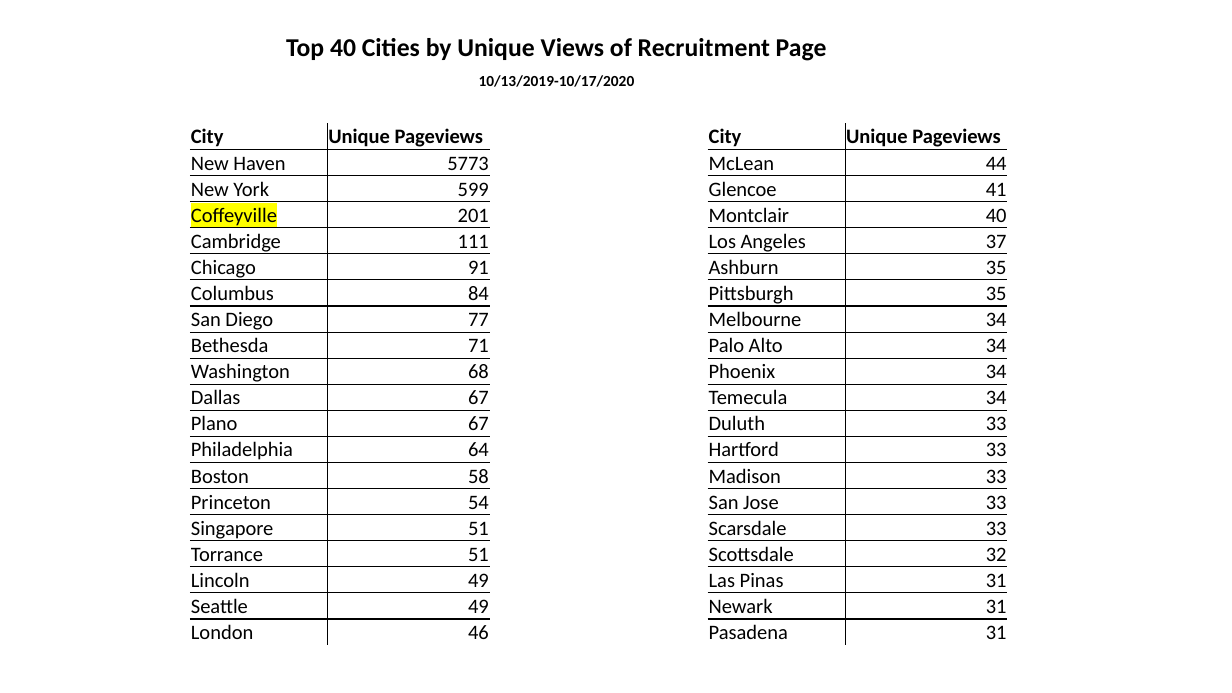
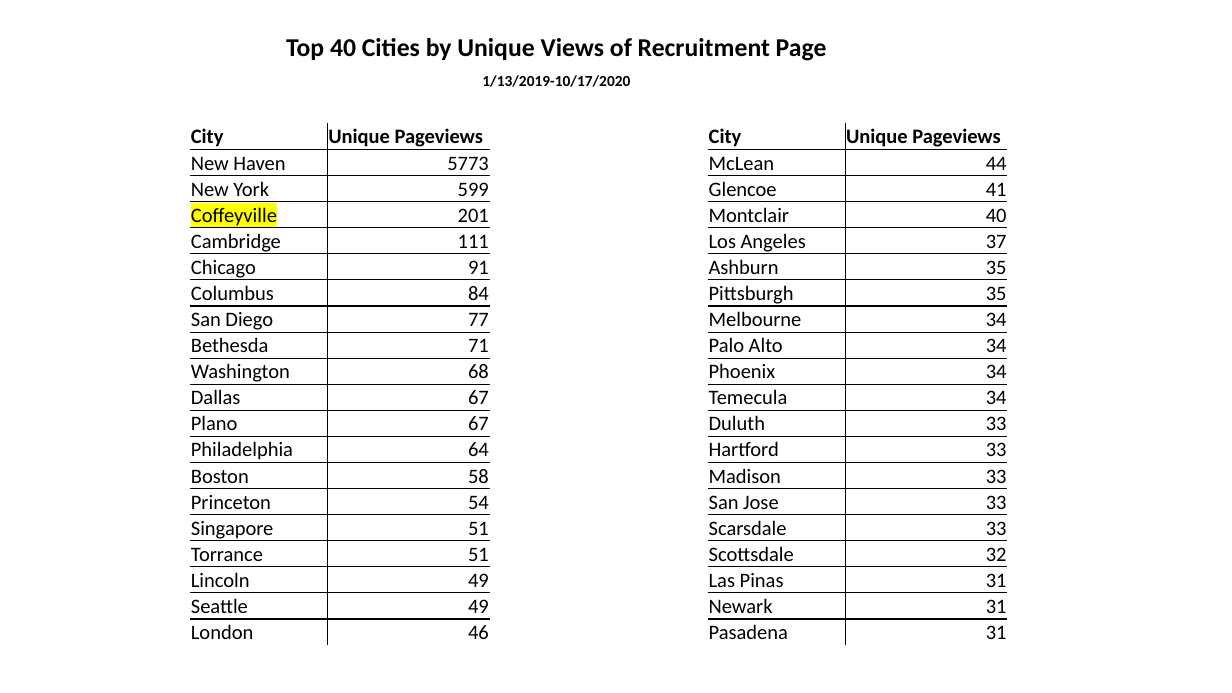
Before and after one commit to yaledailynews/ydn-data, a slide deck: slide 2 of projects_2020/business/Leon/YDN Data 10-18-2020.pptx. Drawn at 1232x693 pixels with LibreOffice and Linux fonts; fonts in the diff are those of the drawing. Boxes give left, top, right and bottom in pixels: in the first picture for what was removed or moved away, otherwise in the second. Text is boxed around its words. In the diff, an @@ line names an element or a change of style, - is before the commit and + after.

```diff
--- a/projects_2020/business/Leon/YDN Data 10-18-2020.pptx
+++ b/projects_2020/business/Leon/YDN Data 10-18-2020.pptx
@@ text at box(482, 75, 630, 87): text changed @@
-10/13/2019-10/17/2020
+1/13/2019-10/17/2020
```
